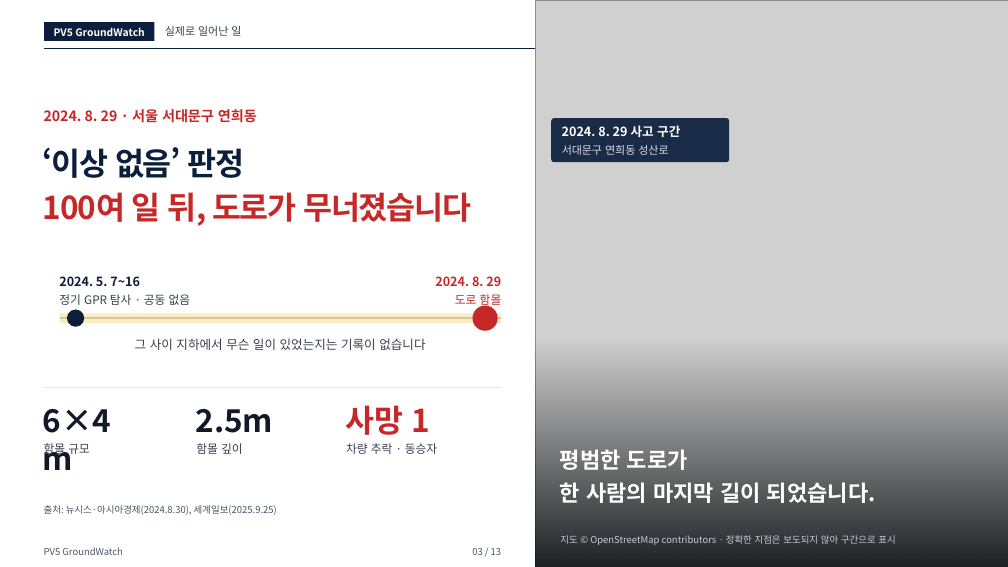
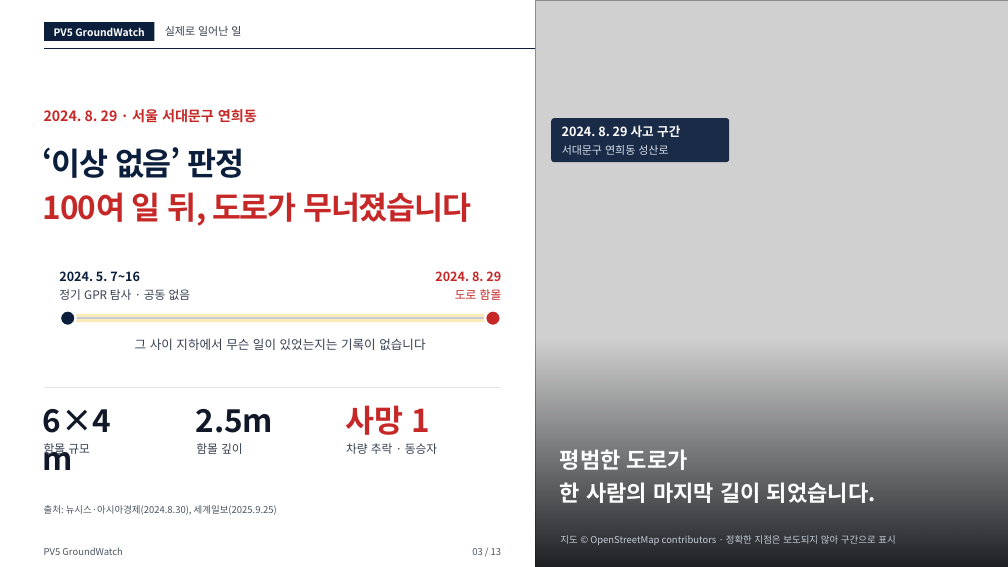
Before and after one commit to woojin-choe/pv5-hose-lab, a slide deck: slide 3 of ppt_all/PV5_GroundWatch_10_22.pptx. Drawn at 1008x567 pixels with LibreOffice and Linux fonts; fonts in the diff are those of the drawing; grey boxes stand for pictures. Boxes give left, top, right and bottom in pixels: in the first picture for what was removed or moved away, otherwise in the second. Text is boxed around its words. In the diff, an @@ line names an element or a change of style, - is before the commit and + after.

```diff
--- a/ppt_all/PV5_GroundWatch_10_22.pptx
+++ b/ppt_all/PV5_GroundWatch_10_22.pptx
@@ 4 texts: place and size @@
-4 texts at box(59, 276, 502, 308)
+4 texts at box(59, 271, 502, 300)
@@ ellipse: place and size @@
-ellipse at box(67, 309, 85, 327)
+ellipse at box(60, 310, 76, 326)
@@ ellipse at box(60, 310, 76, 326): outline none to #FFFFFF 2.25 pt @@
@@ freeform shape: place and size @@
-freeform shape at box(60, 318, 501, 319)
+freeform shape at box(68, 318, 493, 319)
@@ freeform shape at box(68, 318, 493, 319): outline #C3CCD9 2.25 pt to #C3CCD9 1.5 pt @@
@@ rectangle: place and size @@
-rectangle at box(60, 314, 501, 323)
+rectangle at box(68, 315, 493, 322)
@@ rectangle at box(68, 315, 493, 322): fill #F5B700 at 25% opacity to #F5B700 at 28% opacity @@
@@ ellipse at box(485, 310, 501, 326): outline none to #FFFFFF 2.25 pt @@
@@ ellipse: place and size @@
-ellipse at box(473, 306, 498, 330)
+ellipse at box(485, 310, 501, 326)
```
Also in this commit, not shown: 1 other slide changed, 12 other files.
